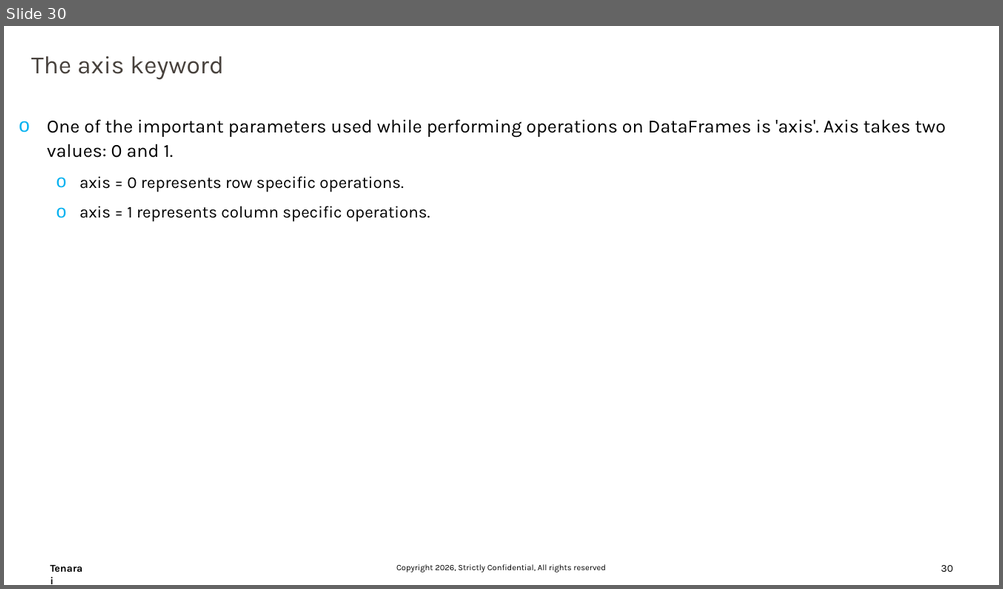
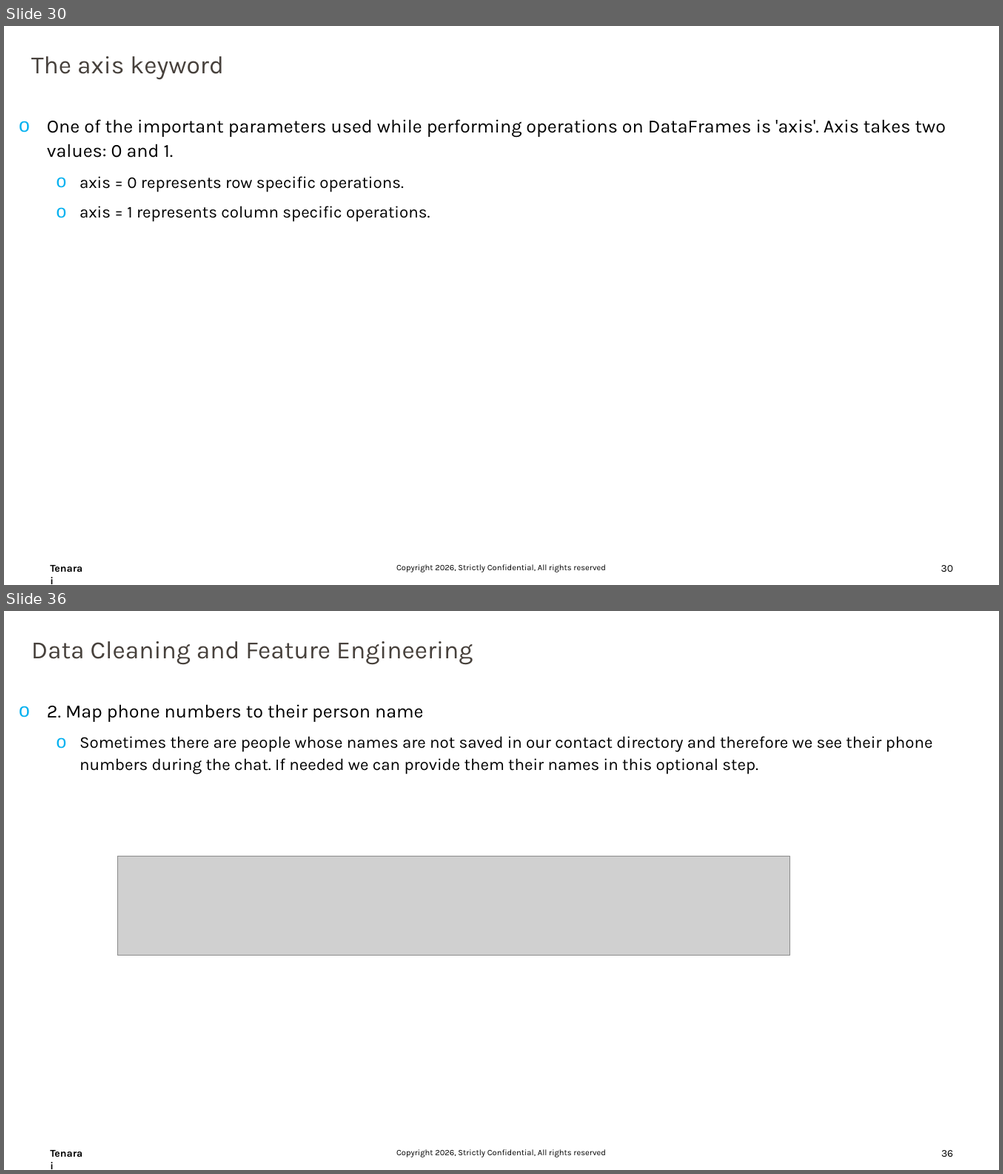
Before and after one commit to trivedi-ashutosh2013/Training_Content, a slide deck: Numpy/DataScience_Part02.pptx. Shown one above the other, each under a label of ours: slide 30 before the commit, slides 30 and 36 after it; the slides between them are not shown. The pictures are 1003x589 and 1003x1174 pixels, drawn with LibreOffice and Linux fonts; fonts in the diff are those of the drawing; grey boxes stand for pictures; background and template pictures are left out. Boxes give left, top, right and bottom in pixels: in the first picture for what was removed or moved away, otherwise in the second. Text is boxed around its words. In the diff, an @@ line names an element or a change of style, - is before the commit and + after.

```diff
--- a/Numpy/DataScience_Part02.pptx
+++ b/Numpy/DataScience_Part02.pptx
@@ slide 36 added at (4, 611, 999, 1170), background #FFFFFF; not listed: 3 template elements that a slide beside it also shows @@
@@ text added at (31, 641, 472, 665), 24 pt, text #47413C @@
+Data Cleaning and Feature Engineering
@@ text added at (47, 704, 933, 775), 16 pt, text #000000 @@
+o 2. Map phone numbers to their person name
+  o Sometimes there are people whose names are not saved in our contact directory and therefore we see their phone numbers during the chat. If needed we can provide them their names in this optional step.
@@ picture added at (117, 857, 790, 956) @@
```
Also in this commit, not shown: 8 other slides added, 1 slide removed.
